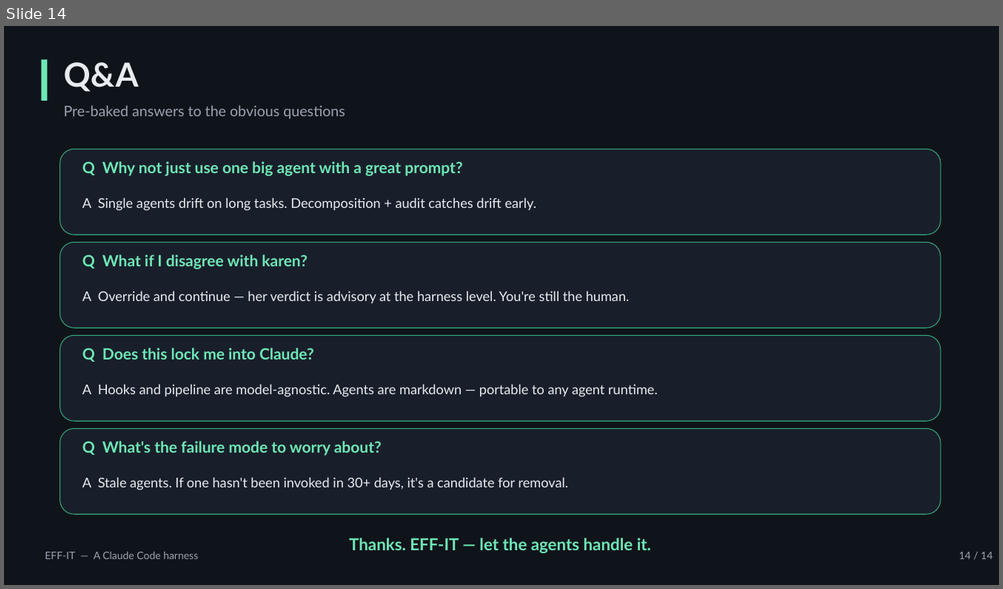
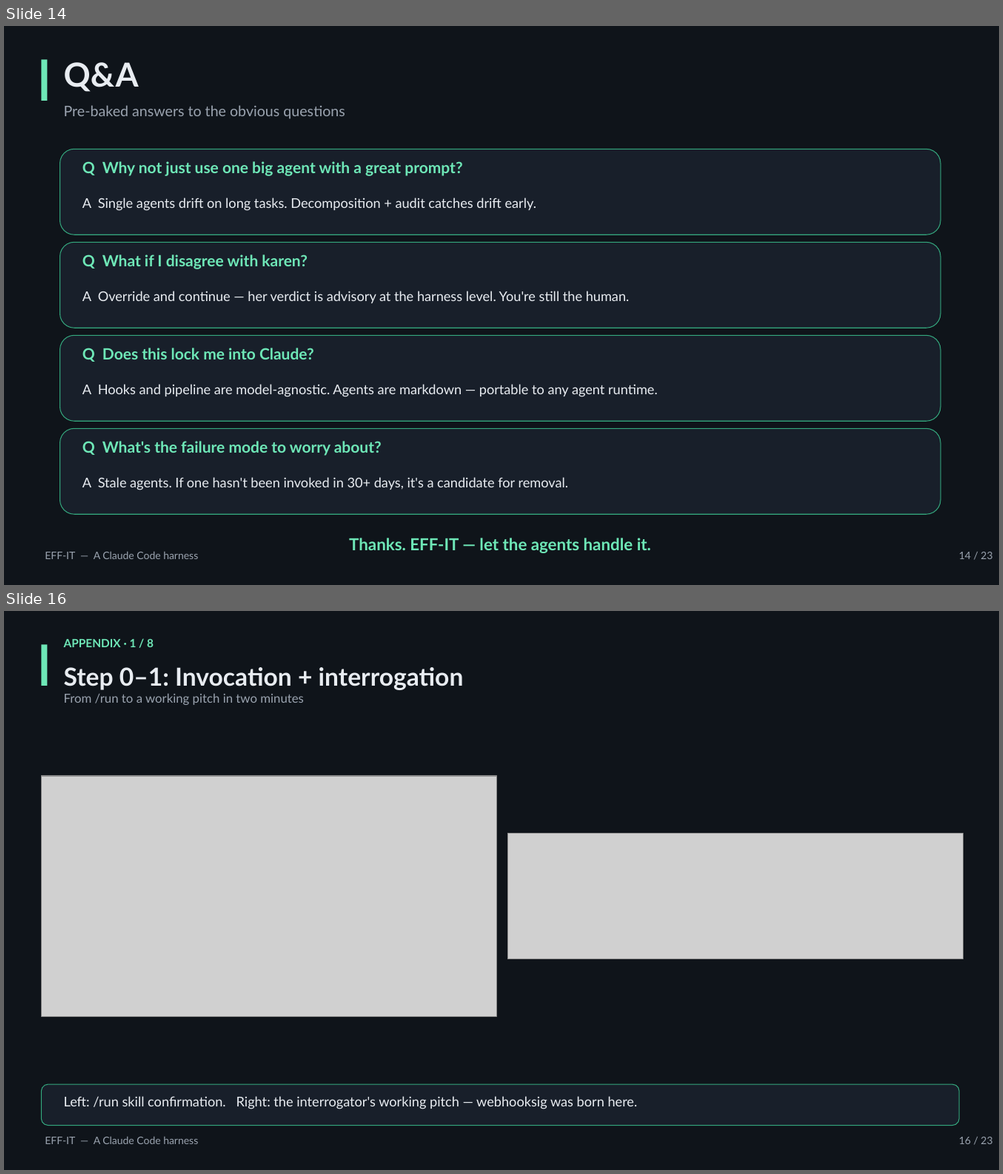
Before and after one commit to THISBROJJ/EFF-IT, a slide deck: docs/EFF-IT.pptx. Shown one above the other, each under a label of ours: slide 14 before the commit, slides 14 and 16 after it; the slides between them are not shown. The pictures are 1003x589 and 1003x1174 pixels, drawn with LibreOffice and Linux fonts; fonts in the diff are those of the drawing; grey boxes stand for pictures. Boxes give left, top, right and bottom in pixels: in the first picture for what was removed or moved away, otherwise in the second. Text is boxed around its words. In the diff, an @@ line names an element or a change of style, - is before the commit and + after.

Commit message:
docs: add case-study appendix to presentation deck
Nine new slides (one divider + eight case-study slides) walking the
30m 13s /run that built webhooksig — invocation, interrogation, spec,
security concerns, architecture, parallel coders + advisor, karen
triage, final scoreboard, and the JSONL audit trail.

build_deck.py gains prep_image() and find_screenshot() helpers that
downscale source PNGs from pptx_refs/ into docs/assets/case-study/ as
quality-85 JPEGs. Source filenames contain U+202F (narrow no-break
space) before AM, so lookup uses glob rather than literal path.

add_picture_fit() preserves aspect ratio and centers each shot inside
its bounding box. Final deck weighs ~1.4 MB.

```diff
--- a/docs/EFF-IT.pptx
+++ b/docs/EFF-IT.pptx
@@ slide 16 added at box(4, 611, 999, 1170), background #FFFFFF @@
@@ rectangle added at box(4, 611, 999, 1170), fill #0F141A @@
@@ rectangle added at box(41, 644, 47, 686), fill #6EE7B7 @@
@@ text added at box(64, 639, 153, 647), 11 pt, text #6EE7B7, bold @@
+APPENDIX · 1 / 8
@@ text added at box(64, 667, 464, 690), 24 pt, text #E8ECF1, bold @@
+Step 0–1: Invocation + interrogation
@@ text added at box(64, 693, 304, 705), 12 pt, text #9AA3AF @@
+From /run to a working pitch in two minutes
@@ picture added at box(41, 776, 496, 1017) @@
@@ picture added at box(508, 833, 963, 960) @@
@@ rounded rectangle added at box(41, 1085, 959, 1126), fill #181F2A, outline #34A87E 0.75 pt @@
@@ text added at box(64, 1096, 637, 1110), 13 pt, text #E8ECF1 @@
+Left: /run skill confirmation. Right: the interrogator's working pitch — webhooksig was born here.
@@ text added at box(45, 1136, 198, 1145), 10 pt, text #9AA3AF @@
+EFF-IT — A Claude Code harness
@@ text added at box(959, 1137, 992, 1145), 10 pt, text #9AA3AF @@
+16 / 23
@@ slide 14 changed as well @@
@@ text at box(959, 552, 992, 560): text changed @@
-14 / 14
+14 / 23
```
Also in this commit, not shown: 12 other slides changed, 8 other slides added, 14 other files.
